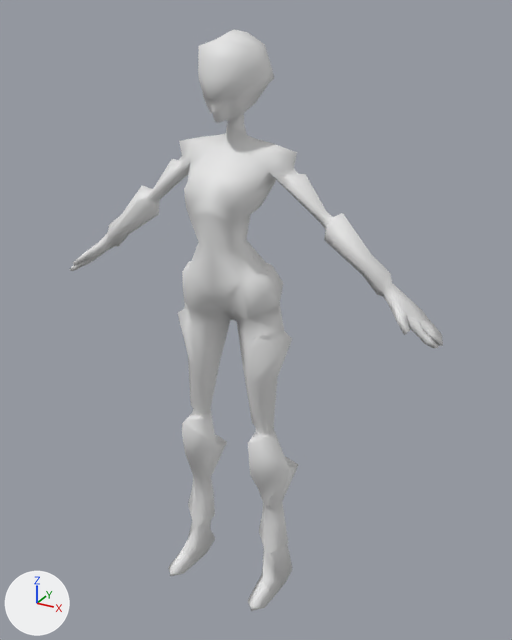
Two versions of the glTF model Asset/Models/Character/Scifi_girl/Scifi_girl.gltf, one commit apart.
Both versions are drawn from a 50 mm camera at (1.126, -1.869, 2.0) aimed at (0.064, 0.062, 1.035). The axes (+X, +Y, +Z) are drawn at lower left. The lights are the same throughout. The older version comes first. Vertices at exactly the same position are counted once.

In view in the first picture: 'scifi_girl.001'.
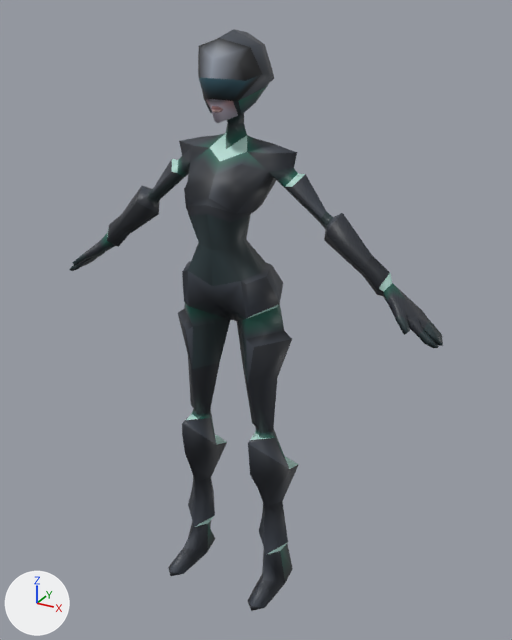
Pixel boxes (x1, y1, x2, y2) of what changed, in the pictures (512 x 640 px):
part 1 of me_scifi_girl, recoloured: (69, 74, 443, 597) in both
part 2 of me_scifi_girl, recoloured: (75, 47, 425, 611) in both
part 3 of me_scifi_girl, recoloured: (100, 29, 406, 608) in both

The change in detail:
me_scifi_girl has 492 vertices, 980 faces and spans x -0.71..0.71, y -0.18..0.17, z 0.0..1.95.
me_scifi_girl is used by ob_scifi_girl_001; location (0.0, 0.0, 0.0).
me_scifi_girl part 1: 247 faces centred in x -0.69..0.69, y -0.12..0.1, z 0.02..1.8 are repainted in the vertex colours; the middle colour goes from white #ffffff to dark blue #323c45.
me_scifi_girl part 2: 411 faces centred in x -0.68..0.68, y -0.17..0.11, z 0.0..1.86 are repainted in the vertex colours; the middle colour goes from white #ffffff to dark grey #2a2e35.
me_scifi_girl part 3: 322 faces centred in x -0.56..0.56, y -0.14..0.15, z 0.02..1.93 are repainted in the vertex colours; the middle colour goes from white #ffffff to greyish blue #474e59.
